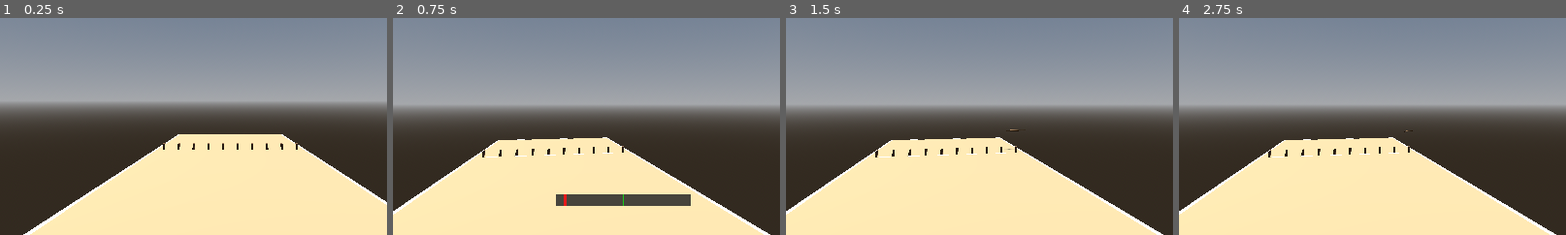
Above: before the commit, frames 1-4 (left to right).
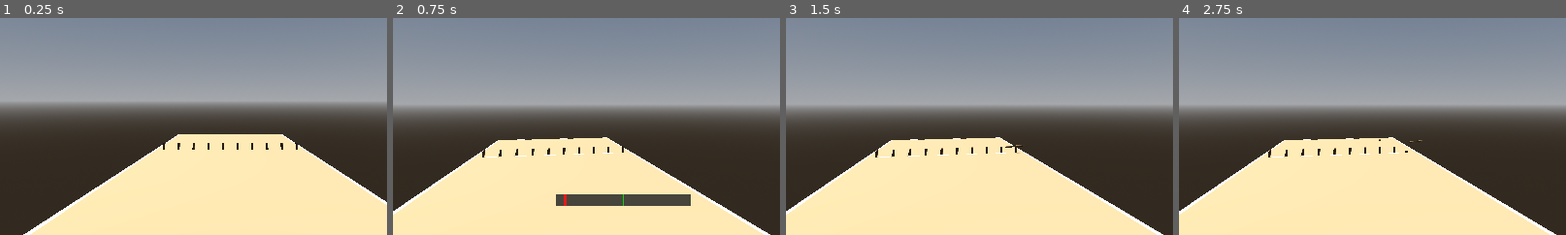
Above: after the commit, the same moments.

Repository: ration/kyykka
Game: Godot game, scene res://scenes/court.tscn
The game is run twice, just before and just after one commit, with the same random seed, the same clock (stepped at 60 frames per second) and the same inputs.
Inputs (mouse positions are % of the whole screen's width and height, from its top left):
- Up to frame 1 (0.25 s): no input
- Up to frame 2 (0.75 s): tap Enter at 0.5 s; move the mouse to (55, 50) at 0.52 s; hold Shift from 0.53 s (still down); click (55, 50) at 0.67 s
- Up to frame 3 (1.5 s): move the mouse to (45, 50) at 1.27 s; release Shift at 1.28 s; tap Alt at 1.35 s; click (45, 50) at 1.42 s
- Up to frame 4 (2.75 s): tap Space at 2 s; move the mouse to (52, 48) at 2.02 s; tap Ctrl at 2.1 s; click (52, 48) at 2.17 s
The pictures show only the part of the screen within x 20-70%, y 50-100%; the shares and areas given below are measured in that part.

The runs differ from the first frame. In frame 1, less than 0.1% of the frame differs, in the area x 42-77%, y 57-59%; in frame 2, less than 0.1%; in frame 3, less than 0.1%, in the area x 23-62%, y 51-65%; in frame 4, less than 0.1%.

Commit message:
Fix karttu settle time and RigidBody-vs-RigidBody collision misses
Two compounding bugs after the previous CCD/spin-lock fix:

1. Giving the karttu damping so it would actually settle (via a new
   shared SettlingBody watchdog, extracted from Kyykka's existing one)
   applied that same damping throughout the flight too, acting like
   heavy air resistance and killing throw range. Fixed by switching
   Karttu's linear_damp/angular_damp between flight (near zero) and
   landed (3.0) values depending on spin-lock phase.

2. Even with a corrected trajectory, throws that geometrically passed
   right through a kyykkä registered zero contact. Root cause: at the
   default 60 physics ticks/second, the karttu's ~0.22m of per-step
   travel is several times larger than a kyykkä's ~0.05m collision
   depth, so no discrete position sample ever lands inside it.
   continuous_cd only reliably prevents tunneling through static/
   kinematic geometry, not through another dynamic RigidBody at rest
   (this exact case). Fixed by raising physics_ticks_per_second to 240.

Also: zero the spin lock's kinematic angular_velocity when handing
control back to the solver on first contact, so leftover forced spin
doesn't make landings cartwheel chaotically instead of settling; and
retune throw_speed/launch_elevation_degrees (14.8, 15.0) so the
trajectory clips the pesä row with real height margin rather than
grazing the top edge, found via a new permanent tools/simulate_throws.gd
tool that reports contact-rate/score-rate/settle-time stats headlessly.

All verified directly: piece displacement traced frame-by-frame through
real throws, and the simulator now shows non-zero contact/score rates
with zero settle timeouts across varied swing timings (previously 0%
and frequent timeouts).

Co-Authored-By: Claude Sonnet 5 <noreply@anthropic.com>

Diff:
--- a/project.godot
+++ b/project.godot
@@ -18,6 +18,10 @@
 
 enabled=PackedStringArray("res://addons/gut/plugin.cfg")
 
+[physics]
+
+common/physics_ticks_per_second=240
+
 [rendering]
 
 renderer/rendering_method="gl_compatibility"
--- a/scripts/karttu.gd
+++ b/scripts/karttu.gd
@@ -1,6 +1,13 @@
 class_name Karttu
-extends RigidBody3D
-## Drives its own spin during flight via _integrate_forces (called by
+extends SettlingBody
+## Extends SettlingBody for the shared "force-settle if stuck" watchdog
+## (the karttu turned out to need this just as much as kyykkä do —
+## diagnosed via tools/simulate_throws.gd: every single throw was
+## silently taking the full settle_timeout_seconds because the karttu
+## never naturally reached sleeping on its own, only ever "settling"
+## because ThrowController resets it after that timeout).
+##
+## Also drives its own spin during flight via _integrate_forces (called by
 ## the physics engine as part of its own step, before the step
 ## finalizes) rather than an external post-step transform poke from
 ## ThrowController. The previous approach overwrote global_transform
@@ -19,8 +26,25 @@
 ## are ignored for a short grace period after launch, since
 ## get_contact_count() can briefly still report the pre-launch
 ## resting-on-ground contact right after unfreezing).
+##
+## linear_damp/angular_damp are switched between two very different
+## values depending on flight phase, not left at one constant — high
+## damping is needed to make a landed karttu actually stop (see
+## SettlingBody), but that same damping applied throughout the flight
+## itself acts like heavy air resistance, diagnosed directly with
+## tools/simulate_throws.gd: at landed_linear_damp (3.0) the whole flight,
+## horizontal speed decayed from ~17 m/s to ~3.7 m/s within 0.5s,
+## covering only ~5m instead of the ~10m needed to reach the pesä.
+## flight_linear_damp/flight_angular_damp (near zero) apply while
+## _locking_spin is true; the moment the lock releases on contact, damping
+## switches to the landed_* values so it still settles quickly afterward.
 
 const LOCK_GRACE_SECONDS := 0.15
+
+@export var flight_linear_damp: float = 0.0
+@export var flight_angular_damp: float = 0.0
+@export var landed_linear_damp: float = 3.0
+@export var landed_angular_damp: float = 3.0
 
 var _locking_spin: bool = false
 var _lock_axis: Vector3 = Vector3.ZERO
@@ -30,8 +54,11 @@
 
 
 func _ready() -> void:
+	super._ready()
 	contact_monitor = true
 	max_contacts_reported = 4
+	linear_damp = landed_linear_damp
+	angular_damp = landed_angular_damp
 
 
 func start_spin_lock(axis: Vector3, rate: float) -> void:
@@ -40,10 +67,14 @@
 	_lock_elapsed = 0.0
 	_lock_start_basis = global_transform.basis
 	_locking_spin = true
+	linear_damp = flight_linear_damp
+	angular_damp = flight_angular_damp
 
 
 func stop_spin_lock() -> void:
 	_locking_spin = false
+	linear_damp = landed_linear_damp
+	angular_damp = landed_angular_damp
 
 
 func _integrate_forces(state: PhysicsDirectBodyState3D) -> void:
@@ -53,7 +84,16 @@
 	_lock_elapsed += state.step
 
 	if _lock_elapsed > LOCK_GRACE_SECONDS and get_contact_count() > 0:
-		_locking_spin = false
+		stop_spin_lock()
+		# The angular velocity up to this point was a kinematic override
+		# (the locked spin), not real accumulated momentum, so handing it
+		# to the solver as-is at the exact moment of first contact made
+		# landings tumble/cartwheel chaotically instead of settling —
+		# diagnosed directly by tracing rotation frame-by-frame through a
+		# landing, which showed it swinging through multiple full
+		# rotations in the few frames right after touchdown. Let the real
+		# contact impulse determine any post-landing rotation instead.
+		state.angular_velocity = Vector3.ZERO
 		return
 
 	state.angular_velocity = _lock_axis * _lock_rate
--- a/scripts/kyykka.gd
+++ b/scripts/kyykka.gd
@@ -1,40 +1,5 @@
 class_name Kyykka
-extends RigidBody3D
-## Safety net for a rare physics edge case: after an extended play
-## session, a struck piece can occasionally end up balanced on a
-## BoxShape3D corner/edge and spin in place indefinitely — diagnosed
-## directly: reported velocity (linear + angular magnitude) stayed
-## around 3-3.5 for 10+ seconds straight while its position barely
-## changed at all, i.e. spinning on the spot rather than tumbling
-## anywhere, with damping alone (linear_damp/angular_damp on
-## kyykka.tscn) never fully arresting it. Rather than chasing this exact
-## unstable-equilibrium case through more material tuning, this just
-## detects "clearly not going anywhere, but also not asleep" and forces
-## it to settle.
-
-const STUCK_TIMEOUT_SECONDS := 2.0
-const STUCK_POSITION_THRESHOLD := 0.02  ## metres
-
-var _stuck_timer: float = 0.0
-var _last_position: Vector3
-
-
-func _ready() -> void:
-	_last_position = global_position
-
-
-func _physics_process(delta: float) -> void:
-	if sleeping:
-		_stuck_timer = 0.0
-		_last_position = global_position
-		return
-
-	if global_position.distance_to(_last_position) < STUCK_POSITION_THRESHOLD:
-		_stuck_timer += delta
-		if _stuck_timer > STUCK_TIMEOUT_SECONDS:
-			linear_velocity = Vector3.ZERO
-			angular_velocity = Vector3.ZERO
-			sleeping = true
-	else:
-		_stuck_timer = 0.0
-		_last_position = global_position
+extends SettlingBody
+## Kyykkä-specific behavior beyond the shared settle watchdog (see
+## SettlingBody) — currently none; kept as its own class for clarity and
+## so future kyykkä-specific behavior has somewhere to live.
--- /dev/null
+++ b/scripts/settling_body.gd
@@ -0,0 +1,40 @@
+class_name SettlingBody
+extends RigidBody3D
+## Shared safety net for equipment props (kyykkä, karttu): Godot's own
+## sleep detection has repeatedly proven unreliable for these at rest —
+## diagnosed directly for kyykkä (a corner-balanced piece can spin in
+## place indefinitely without ever setting sleeping = true) and the
+## karttu shows the identical pattern (stuck at a tiny residual velocity
+## forever, only ever "settling" because ThrowController forcibly resets
+## it after the full settle_timeout_seconds — meaning every single throw
+## was silently taking the full timeout instead of the ~1s a real
+## settle takes, diagnosed via tools/simulate_throws.gd). If a body
+## isn't asleep but also hasn't moved more than STUCK_POSITION_THRESHOLD
+## in STUCK_TIMEOUT_SECONDS, force it to settle.
+
+const STUCK_TIMEOUT_SECONDS := 2.0
+const STUCK_POSITION_THRESHOLD := 0.02  ## metres
+
+var _stuck_timer: float = 0.0
+var _last_position: Vector3
+
+
+func _ready() -> void:
+	_last_position = global_position
+
+
+func _physics_process(delta: float) -> void:
+	if sleeping:
+		_stuck_timer = 0.0
+		_last_position = global_position
+		return
+
+	if global_position.distance_to(_last_position) < STUCK_POSITION_THRESHOLD:
+		_stuck_timer += delta
+		if _stuck_timer > STUCK_TIMEOUT_SECONDS:
+			linear_velocity = Vector3.ZERO
+			angular_velocity = Vector3.ZERO
+			sleeping = true
+	else:
+		_stuck_timer = 0.0
+		_last_position = global_position
--- a/scripts/throwing/throw_controller.gd
+++ b/scripts/throwing/throw_controller.gd
@@ -24,7 +24,7 @@
 @export var mouse_sensitivity: float = 0.2  ## degrees per pixel of mouse motion
 
 @export var swing_seconds: float = 1.0  ## time for the gauge to sweep 0 -> 180
-@export var throw_speed: float = 17.0  ## fixed for now; variable power is a later feature
+@export var throw_speed: float = 14.8  ## fixed for now; variable power is a later feature
 @export var launch_elevation_degrees: float = 15.0  ## default/neutral aim, reset each turn
 @export var min_elevation_degrees: float = -10.0  ## how far below flat you can aim, for shorter throws that land nearer the middle of the pesä rather than always sailing deep
 @export var max_elevation_degrees: float = 45.0  ## how far up you can aim
@@ -42,7 +42,7 @@
 var watch_root: Node3D  ## subtree whose RigidBody3Ds must settle (the current target PesaView); set via configure()
 
 var _yaw_degrees: float = 0.0
-var _elevation_degrees: float = 15.0  ## current up/down aim; reset to launch_elevation_degrees in configure()
+var _elevation_degrees: float = 10.0  ## current up/down aim; reset to launch_elevation_degrees in configure()
 var _fov_degrees: float = 70.0  ## current zoom level; reset to default_fov_degrees in configure()
 var _forward_direction: Vector3 = Vector3(0, 0, 1)  ## yaw=0 aim direction; set via configure()
 var _karttu: Karttu
--- /dev/null
+++ b/tools/simulate_throws.gd
@@ -0,0 +1,120 @@
+extends SceneTree
+## Throw simulator: runs many throws at realistic game distance (not
+## artificially placed close-range targets, unlike the throwaway
+## verification scripts used during development) and reports contact-rate,
+## score-rate, and settle-time statistics, so throwing-physics changes can
+## be evaluated headlessly and repeatably instead of relying on manual
+## playtesting after every tweak.
+##
+## Usage:
+##   godot --headless --path . --script tools/simulate_throws.gd -- [count]
+## (default count: 16, comfortably within one half's 10-karttu-per-side
+## budget so turn/half rollover doesn't need special handling)
+##
+## Spreads gauge (spin timing) across the full 0-180 range across the
+## requested throws. Aims at the row's rightmost stack (~12.5 degrees of
+## yaw), not dead center: the pesä is a full 5x5m square, and a piece hit
+## dead center has to travel the whole 4.85m remaining depth to register
+## as a rules-engine score, which even a solid mechanical hit often can't
+## manage — that's a property of the scoring rules, not the physics, and
+## made every throw read as a "miss" even when the karttu was genuinely
+## connecting (verified separately by tracing piece displacement
+## directly). The rightmost stack sits only ~0.25m from the side
+## boundary, so a real connection there reliably registers as a score,
+## which is what makes this a meaningful regression check.
+##
+## "contact" (did the karttu physically move a piece at all) and "scored"
+## (did that movement cross a rules-engine zone boundary) are tracked and
+## reported separately — contact is the more sensitive signal for
+## catching a collision/tunneling regression specifically.
+
+func _initialize() -> void:
+	var args := OS.get_cmdline_user_args()
+	var count := 16
+	if args.size() > 0:
+		count = int(args[0])
+
+	var court := preload("res://scenes/court.tscn").instantiate()
+	get_root().add_child(court)
+	await create_timer(0.3).timeout
+
+	var mc: MatchController = court.get_node("MatchController")
+	var thrower: ThrowController = mc.thrower
+
+	var contacts := 0
+	var scores := 0
+	var settle_frames: Array[int] = []
+	var timeout_frames := int(thrower.settle_timeout_seconds * 60.0)
+	var timed_out := 0
+
+	for i in range(count):
+		if not thrower.enabled:
+			print("match ended early at throw %d/%d, stopping" % [i + 1, count])
+			break
+
+		var gauge: float = lerp(10.0, 170.0, float(i) / maxf(count - 1, 1))
+		var attack := mc.current_attack
+		var target_view: PesaView = mc.far_pesa_view if attack == mc.current_half.attack_by_team_a else mc.near_pesa_view
+		var before_in_square := attack.pesa.in_square
+		var before_on_line := attack.pesa.on_line
+		var before_removed := attack.pesa.removed
+		var before_positions: Dictionary = {}
+		for piece in target_view.get_children():
+			before_positions[piece] = piece.global_position
+
+		thrower._yaw_degrees = 12.5  # aims at the edge stack, ~0.25m from the side boundary
+		var start_ms := Time.get_ticks_msec()
+		thrower._throw(gauge)
+		await thrower.throw_settled
+		var frame_count := int((Time.get_ticks_msec() - start_ms) / (1000.0 / 60.0))
+
+		var max_displacement := 0.0
+		for piece in before_positions.keys():
+			if not is_instance_valid(piece):
+				continue
+			max_displacement = maxf(max_displacement, piece.global_position.distance_to(before_positions[piece]))
+		var contacted := max_displacement > 0.05
+		var scored := (
+			attack.pesa.in_square != before_in_square
+			or attack.pesa.on_line != before_on_line
+			or attack.pesa.removed != before_removed
+		)
+		if contacted:
+			contacts += 1
+		if scored:
+			scores += 1
+		settle_frames.append(frame_count)
+		if frame_count >= timeout_frames:
+			timed_out += 1
+			print("  [timeout diag] karttu: sleeping=%s pos=%s lin_v=%s ang_v=%s freeze=%s" % [
+				thrower._karttu.sleeping, thrower._karttu.global_position,
+				thrower._karttu.linear_velocity, thrower._karttu.angular_velocity,
+				thrower._karttu.freeze,
+			])
+			var awake_pieces := 0
+			for piece in mc.near_pesa_view.get_children():
+				if not piece.sleeping:
+					awake_pieces += 1
+			for piece in mc.far_pesa_view.get_children():
+				if not piece.sleeping:
+					awake_pieces += 1
+			print("  [timeout diag] awake kyykka across both pesas: %d" % awake_pieces)
+
+		print("throw %d/%d: gauge=%3.0f frames=%3d contact=%s (max_disp=%.2fm) scored=%s (in_square %d->%d, on_line %d->%d, removed %d->%d)" % [
+			i + 1, count, gauge, frame_count, contacted, max_displacement, scored,
+			before_in_square, attack.pesa.in_square,
+			before_on_line, attack.pesa.on_line,
+			before_removed, attack.pesa.removed,
+		])
+
+	print("\n--- summary ---")
+	var thrown := settle_frames.size()
+	print("contacts: %d/%d (%.0f%%)" % [contacts, thrown, 100.0 * contacts / maxf(thrown, 1)])
+	print("scored:   %d/%d (%.0f%%)" % [scores, thrown, 100.0 * scores / maxf(thrown, 1)])
+	if thrown > 0:
+		var total := 0
+		for f in settle_frames:
+			total += f
+		print("avg settle frames: %.1f (%.2fs)" % [float(total) / thrown, float(total) / thrown / 60.0])
+	print("hit settle_timeout_seconds cap: %d/%d" % [timed_out, thrown])
+	quit()
Not shown, added: scripts/settling_body.gd.uid
Not shown, added: tools/simulate_throws.gd.uid
Not shown, changed: CLAUDE.md
